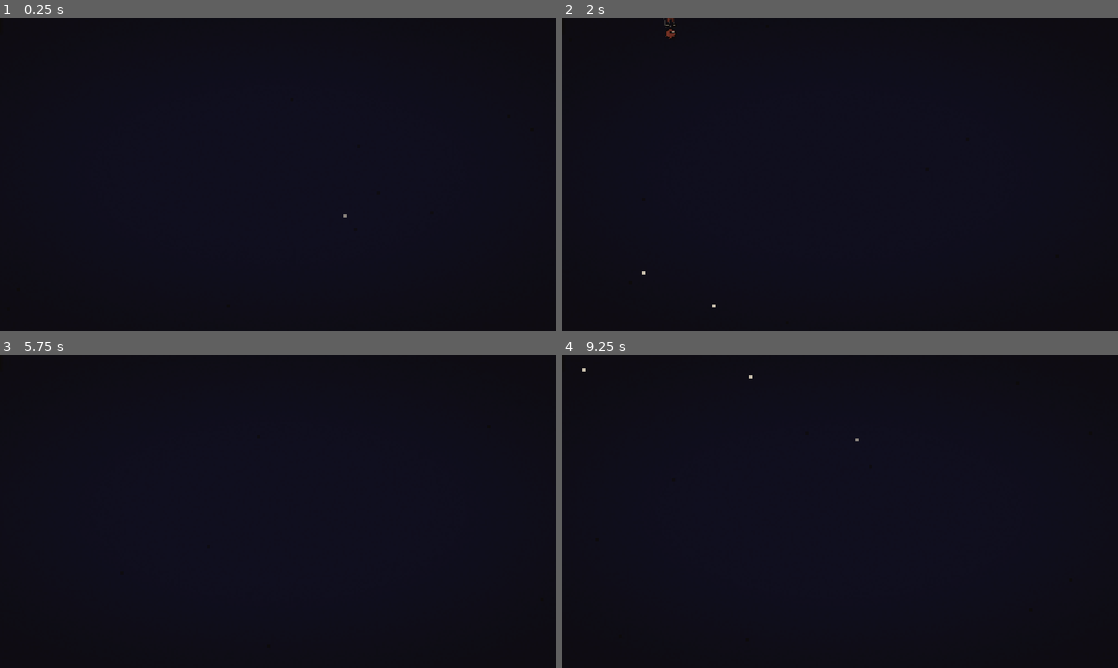
Above: before the commit, frames 1-4 (two rows, left to right).
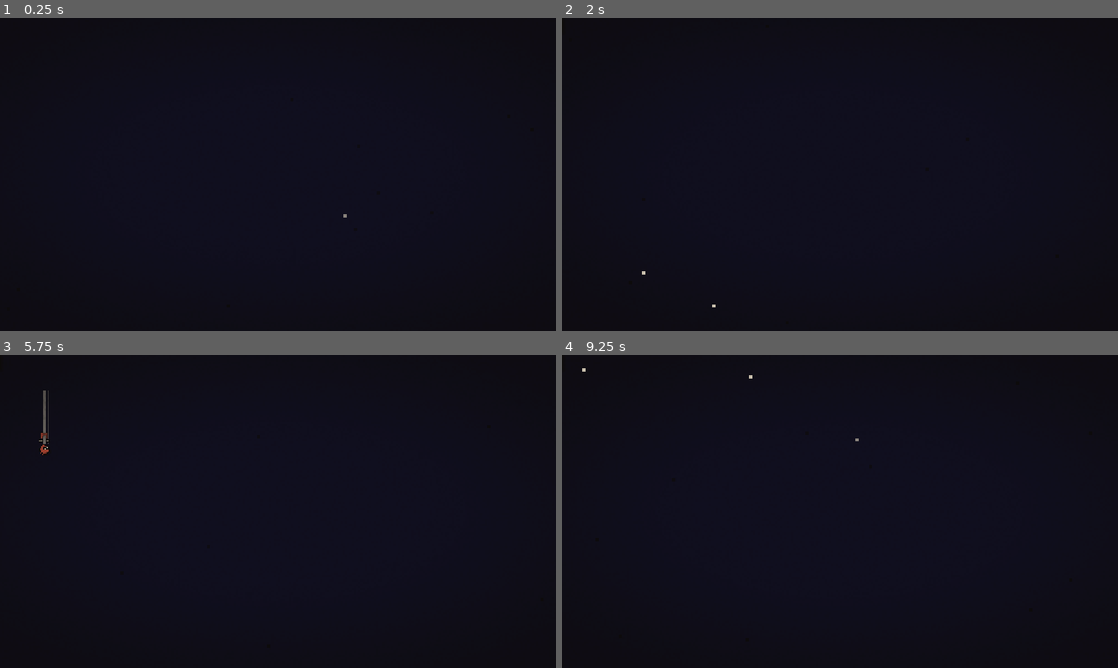
Above: after the commit, the same moments.

Repository: Punff/game-dev
Game: Godot game, scene res://tests/run_tests.tscn
Two runs of this game, one before a commit and one after it. Both use one fixed random seed, a clock stepped at 60 frames per second and the inputs below. This scene is started directly instead of the project's main scene.
Inputs (mouse positions are in pixels of both pictures, inside the frame that each line leads up to):
- Up to frame 1 (0.25 s): no input
- Up to frame 2 (2 s): tap Enter at 0.5 s; move the mouse to (962, 158) at 0.52 s; hold Right (ui_right) 0.53-1.25 s; tap Q at 0.6 s; click (962, 158) at 0.67 s; tap Space (ui_select) at 0.77, 1.25 s; drag from (728, 190) to (812, 237) at 1.27 s
- Up to frame 3 (5.75 s): move the mouse to (333, 442) at 2.02 s; hold Right (ui_right) 2.03-2.75 s; tap E at 2.1 s; drag from (250, 574) to (111, 464) at 2.77 s; move the mouse to (444, 558) at 3.52 s; hold Left (ui_left) 3.53-4.25 s; tap L at 3.6 s; tap Space (ui_select) at 3.77 s; drag from (111, 464) to (194, 433) at 4.27 s; move the mouse to (305, 511) at 5.02 s; hold S from 5.03 s (still down); tap J at 5.1 s; click (305, 511) at 5.17 s
- Up to frame 4 (9.25 s): release S at 5.75 s; tap Enter at 5.75, 8.75 s; drag from (756, 433) to (728, 527) at 5.77 s; move the mouse to (962, 495) at 6.52 s; hold W 6.53-7.25 s; tap Alt at 6.6 s; tap Space (ui_select) at 6.77, 7.25 s; drag from (728, 527) to (812, 574) at 7.27 s; move the mouse to (895, 442) at 8.02 s; hold S 8.03-8.75 s; tap Keypad Enter at 8.1 s; drag from (812, 574) to (673, 464) at 8.77 s

The runs differ from the first frame. In frame 2, less than 0.1% of the frame differs, in the area x 18-21%, y 0-7%; in frame 3, 0.1%, in the area x 7-9%, y 11-32%; in frame 4, nothing differs.

Commit message:
Debris reacts to jumps; springy gravity field
- Jumping kicks nearby debris hard (down and away from what you jump off);
  a charged jump launches it fast enough to hurt, never the kicker
- Hard landings and ground pounds splash debris outwards
- The ball shoves debris it runs or lands into; debris you stand on sinks
- Gravity field pulls on underdamped springs, so held bricks swing and
  jostle; debris just outside the field drifts in
- Field slots are assigned by position so bricks don't cross and tangle;
  unaimed, they pack into a flat floor with a brick under you
- Held debris never hurts its holder
- Debris moved to its own physics layer: players stand on it without
  riding it (moving platforms still carry them)
- Tests measure kick speeds and that a held floor settles; "field" shot

Co-Authored-By: Claude Opus 5.5 <noreply@anthropic.com>

Diff:
--- a/blocks/fragment.gd
+++ b/blocks/fragment.gd
@@ -33,8 +33,8 @@
 	mass = 10.0
 	linear_damp = 1.6
 	angular_damp = 3.0
-	collision_layer = 1
-	collision_mask = 1
+	collision_layer = 2          # its own layer so players stand on it without riding it
+	collision_mask = 3
 	contact_monitor = true
 	max_contacts_reported = 3
 	continuous_cd = RigidBody2D.CCD_MODE_CAST_RAY
@@ -50,6 +50,16 @@
 	_thrown_time = 0.35
 	linear_velocity = velocity
 	angular_velocity = randf_range(-8, 8)
+
+
+## Shoved by a player (jump, landing): moves fast enough to hurt others,
+## but never the one who kicked it.
+func kick(by: Player, dv: Vector2) -> void:
+	linear_velocity += dv
+	angular_velocity += randf_range(-4, 4) * minf(dv.length() / 400.0, 1.0)
+	if dv.length() > IMPACT_SPEED * 0.5:
+		thrown_by = by
+		_thrown_time = 0.25
 
 
 func _physics_process(delta: float) -> void:
@@ -73,7 +83,7 @@
 	if body is BreakableBlock:
 		body.hit_by_debris(global_position, linear_velocity)
 	elif body is Player:
-		if body == thrown_by and _thrown_time > 0.0:
+		if body == held_by or (body == thrown_by and _thrown_time > 0.0):
 			return
 		body.hit_by_chunk(linear_velocity * 0.55, self)
 		linear_velocity *= 0.35
--- a/scripts/player/player.gd
+++ b/scripts/player/player.gd
@@ -44,6 +44,21 @@
 const JUMP_PUSH_RADIUS := 200.0
 const JUMP_PUSH_FORCE := 260.0
 
+# ── Debris ───────────────────────────────────
+const KICK_RADIUS := 150.0        ## jumping kicks debris this close (scales with charge)
+const KICK_SPEED := 650.0         ## at point blank, per unit of jump strength
+const SPLASH_RADIUS := 120.0      ## hard landings scatter debris this close
+const SPLASH_SPEED := 0.6         ## fraction of landing speed passed to debris
+const BUMP := 0.5                 ## fraction of your speed into debris passed on contact
+const WEIGHT := 55.0              ## px/s² debris you stand on sinks
+const FIELD_SPRING := 55.0        ## gravity field pull towards a slot (underdamped: it swings)
+const FIELD_DAMP := 7.0
+const FIELD_MAX_ACCEL := 5000.0
+const FLOOR_COLS := 5             ## bricks per row when the field packs a floor under you
+const FLOOR_SLOT := Vector2(66, 32)
+const FIELD_LURE := 1.6           ## debris out to this many field radii drifts in
+const FIELD_LURE_ACCEL := 700.0
+
 ## Half width of the arena; past this (plus a margin) you've been knocked out.
 static var world_half_width := 800.0
 const OUT_OF_BOUNDS := 500.0
@@ -86,7 +101,8 @@
 
 func _init() -> void:
 	collision_layer = 1
-	collision_mask = 1
+	collision_mask = 3           # world + debris
+	platform_floor_layers = 1    # ride moving platforms, not drifting debris
 	floor_snap_length = 6.0
 	floor_max_angle = deg_to_rad(50)
 	var cs := CollisionShape2D.new()
@@ -172,7 +188,9 @@
 	_handle_abilities(delta)
 
 	var fall_speed := velocity.y
+	var pre_slide := velocity
 	move_and_slide()
+	_push_debris_on_contact(pre_slide, delta)
 
 	# No walls: get shoved far enough off the side and you're out.
 	if absf(global_position.x) > world_half_width + OUT_OF_BOUNDS:
@@ -315,20 +333,57 @@
 		f.claim_dist = d
 		f.held_by = self
 		held.append(f)
-		# Chunks gather where you aim; with no aim they pack under your feet
-		# into a platform you can stand on.
-		var idx := held.size() - 1
-		var base := Vector2(0, RADIUS + 34)
-		if aim.length_squared() > 0.2:
-			base = aim.normalized() * 95.0
-		var spread := Vector2((idx % 4 - 1.5) * 44.0, -(idx / 4) * 30.0) if aim.length_squared() <= 0.2 \
-			else Vector2(cos(idx * 2.4), sin(idx * 2.4)) * (20.0 + idx * 4.0)
-		var target := global_position + base + spread
-		var to_target := target - f.global_position
-		var desired := to_target.normalized() * minf(to_target.length() * 7.0, 900.0) + velocity
-		f.linear_velocity = f.linear_velocity.lerp(desired, minf(8.0 * delta, 1.0))
-		f.angular_velocity = lerpf(f.angular_velocity, 0.0, minf(10.0 * delta, 1.0))
+	# Chunks gather where you aim; with no aim they pack under your feet into
+	# a floor. Each one takes the slot nearest to where it already is, so
+	# their paths don't cross and tangle.
+	var aimed := aim.length_squared() > 0.2
+	var slots := _field_slots(held, aim) if aimed else _floor_slots(held)
+	for i in held.size():
+		var f := held[i]
+		var to_target: Vector2 = global_position + slots[i] - f.global_position
+		var acc := to_target * FIELD_SPRING - (f.linear_velocity - velocity) * FIELD_DAMP
+		f.linear_velocity += acc.limit_length(FIELD_MAX_ACCEL) * delta
+		# Packed under your feet, bricks turn flat.
+		var spin := f.angular_velocity * 0.6 if aimed else -wrapf(f.rotation, -PI * 0.5, PI * 0.5) * 12.0
+		f.angular_velocity = lerpf(f.angular_velocity, spin, minf(10.0 * delta, 1.0))
 	_held = held
+	# Loose debris just outside the field drifts in.
+	for f: Fragment in get_tree().get_nodes_in_group("fragments"):
+		if f.held_by == self or f.stun > 0.0:
+			continue
+		var to := global_position - f.global_position
+		var d := to.length()
+		if d > GRAVITY_RADIUS and d < GRAVITY_RADIUS * FIELD_LURE:
+			var k := 1.0 - (d - GRAVITY_RADIUS) / (GRAVITY_RADIUS * (FIELD_LURE - 1.0))
+			f.linear_velocity += to / d * FIELD_LURE_ACCEL * k * delta
+
+
+## Offsets (from the player) of a floor of bricks under your feet: rows of
+## FLOOR_COLS, filled top row first by whoever is highest, left to right,
+## with a brick right under you (not a seam).
+func _floor_slots(held: Array[Fragment]) -> Array:
+	var order := range(held.size())
+	order.sort_custom(func(a, b): return held[a].global_position.y < held[b].global_position.y)
+	var slots := []
+	slots.resize(held.size())
+	for row_start in range(0, order.size(), FLOOR_COLS):
+		var row: Array = order.slice(row_start, row_start + FLOOR_COLS)
+		row.sort_custom(func(a, b): return held[a].global_position.x < held[b].global_position.x)
+		for c in row.size():
+			slots[row[c]] = Vector2((c - row.size() / 2) * FLOOR_SLOT.x, RADIUS + 16.0 + (row_start / FLOOR_COLS) * FLOOR_SLOT.y)
+	return slots
+
+
+## A loose cluster out in front of you, where you aim.
+func _field_slots(held: Array[Fragment], aim: Vector2) -> Array:
+	var order := range(held.size())
+	var a := aim.normalized()
+	order.sort_custom(func(i, j): return (held[i].global_position - global_position).dot(a) > (held[j].global_position - global_position).dot(a))
+	var slots := []
+	slots.resize(held.size())
+	for k in order.size():
+		slots[order[k]] = a * 95.0 + Vector2(cos(k * 2.4), sin(k * 2.4)) * (20.0 + k * 4.0)
+	return slots
 
 
 func _fire_shockwave() -> void:
@@ -407,14 +462,20 @@
 		var r := JUMP_PUSH_RADIUS * strength
 		if to.length() < r:
 			other.velocity += to.normalized() * JUMP_PUSH_FORCE * strength
-	# Debris gets kicked too.
+	# Debris gets kicked too - what you jump off is shoved down and away, and
+	# a charged jump launches it hard enough to hurt.
+	var r := KICK_RADIUS * strength
 	for f: Fragment in get_tree().get_nodes_in_group("fragments"):
 		if f.held_by == self:
 			continue
 		var to := f.global_position - global_position
-		var r := 180.0 * strength
-		if to.length() < r:
-			f.apply_central_impulse(to.normalized() * 900.0 * (1.0 - to.length() / r) * strength)
+		var d := to.length()
+		if d >= r:
+			continue
+		var dir := to / d if d > 1.0 else Vector2.DOWN
+		if to.y > 0.0:
+			dir = (dir + Vector2.DOWN).normalized()
+		f.kick(self, dir * KICK_SPEED * strength * (1.0 - d / r))
 
 
 func _on_landed() -> void:
@@ -425,6 +486,16 @@
 		Sfx.play("land", -8.0 + impact * 6.0)
 	if last_impact > 1000.0:
 		SignalBus.screen_shake_requested.emit(5.0)
+	# Hard landings splash nearby debris outwards (ground pounds most of all).
+	if last_impact > 450.0:
+		for f: Fragment in get_tree().get_nodes_in_group("fragments"):
+			if f.held_by == self:
+				continue
+			var to := f.global_position - global_position
+			var d := to.length()
+			if d < SPLASH_RADIUS:
+				var dir := (to / maxf(d, 1.0) + Vector2.UP * 0.6).normalized()
+				f.kick(self, dir * last_impact * SPLASH_SPEED * (1.0 - d / SPLASH_RADIUS))
 
 
 func _update_floor_blocks(delta: float) -> void:
@@ -451,6 +522,21 @@
 	_floor_blocks = now
 
 
+## The ball shoves debris it runs or lands into, and what you stand on sinks.
+func _push_debris_on_contact(pre_slide: Vector2, delta: float) -> void:
+	for i in get_slide_collision_count():
+		var col := get_slide_collision(i)
+		var f := col.get_collider() as Fragment
+		if f == null or f.held_by == self:
+			continue
+		var n := col.get_normal()
+		var into := pre_slide.dot(-n) - f.linear_velocity.dot(-n)
+		if into > 0.0:
+			f.linear_velocity += -n * into * BUMP
+		if n.y < -0.6:
+			f.linear_velocity.y += WEIGHT * delta
+
+
 func _push_players_on_contact() -> void:
 	for i in get_slide_collision_count():
 		var c := get_slide_collision(i).get_collider()
--- a/tests/run_tests.gd
+++ b/tests/run_tests.gd
@@ -15,6 +15,7 @@
 	_test_planner_determinism()
 	_test_bindings_roundtrip()
 	await _test_bricks()
+	await _test_debris_feel()
 	await _test_jump_physics_matches_envelope()
 	await _test_game_smoke()
 	await _test_chaos()
@@ -287,6 +288,89 @@
 		f.free()
 
 
+# ── Debris vs. player abilities ──────────────
+
+func _brick_at(pos: Vector2) -> Fragment:
+	var f := Fragment.new()
+	var hs := Vector2(30, 14)
+	f.setup(PackedVector2Array([-hs, Vector2(hs.x, -hs.y), hs, Vector2(-hs.x, hs.y)]), Color.WHITE, Color.WHITE)
+	get_tree().root.add_child(f)
+	f.global_position = pos
+	return f
+
+
+func _test_debris_feel() -> void:
+	PlayerManager.clear()
+	var id := PlayerManager.join(Settings.DEVICE_KB_A)
+	var floor_block := StaticPlatform.new()
+	floor_block.position = Vector2(0, -8000)
+	floor_block.set_block_size(Vector2(1200, 60))
+	get_tree().root.add_child(floor_block)
+	var p := Player.new()
+	p.setup(PlayerManager.players[id])
+	get_tree().root.add_child(p)
+	var top := floor_block.position.y - 30.0 - Player.RADIUS
+	p.global_position = Vector2(0, top)
+	await get_tree().physics_frame
+
+	# Jump kick: a plain jump shoves nearby debris, a charged jump makes it a projectile.
+	var f := _brick_at(Vector2(70, top - 10))
+	p._on_jumped(1.0, true)
+	var plain := f.linear_velocity.length()
+	f.linear_velocity = Vector2.ZERO
+	p._on_jumped(2.0, true)
+	var charged := f.linear_velocity.length()
+	print("Debris: jump kick %.0f px/s, charged kick %.0f px/s" % [plain, charged])
+	check(plain > 250.0, "a jump visibly kicks nearby debris")
+	check(charged > Fragment.IMPACT_SPEED, "a charged jump launches debris hard enough to hurt")
+	check(f.thrown_by == p, "kicked debris doesn't hit the kicker")
+	f.free()
+
+	# Gravity field: bricks swing in and settle into a flat floor under you.
+	var bricks: Array[Fragment] = []
+	for i in 6:
+		bricks.append(_brick_at(Vector2(-120 + i * 48, top - 120 - (i % 2) * 40)))
+	p.global_position = Vector2(0, top - 200)
+	p.controls_enabled = true
+	Input.action_press(PlayerManager.action(id, "gravity"))
+	for i in 80:   # ~1.3 s
+		await get_tree().physics_frame
+	var held := p.held_count()
+	var spread := 0.0
+	var tilt := 0.0
+	var speed := 0.0
+	for b in bricks:
+		spread = maxf(spread, absf(b.global_position.y - p.global_position.y))
+		tilt = maxf(tilt, absf(wrapf(b.rotation, -PI * 0.5, PI * 0.5)))
+		speed = maxf(speed, (b.linear_velocity - p.velocity).length())
+	print("Field: holding %d, max depth below %.0f px, max tilt %.0f°, max rel. speed %.0f px/s" % [held, spread, rad_to_deg(tilt), speed])
+	check(held == bricks.size(), "the field gathers every brick in range")
+	check(spread < 110.0, "held bricks pack under the player")
+	check(tilt < deg_to_rad(15), "bricks packed under you lie flat")
+	check(speed < 150.0, "held bricks settle instead of jittering")
+	Input.action_release(PlayerManager.action(id, "gravity"))
+	await get_tree().physics_frame
+
+	# Ground pound into a pile splashes it.
+	for b in bricks:
+		b.global_position = Vector2(randf_range(-60, 60), top - 5)
+		b.linear_velocity = Vector2.ZERO
+	p.gravity_cd = 0.0
+	p.global_position = Vector2(0, top - 4)
+	p.last_impact = 2000.0
+	p._on_landed()
+	var fastest := 0.0
+	for b in bricks:
+		fastest = maxf(fastest, b.linear_velocity.length())
+	check(fastest > Fragment.IMPACT_SPEED, "a ground pound sends nearby debris flying")
+	for b in bricks:
+		b.free()
+	p.queue_free()
+	floor_block.queue_free()
+	await get_tree().process_frame
+	PlayerManager.clear()
+
+
 # ── Smoke test: the real game scene runs ─────
 
 func _test_game_smoke() -> void:
--- a/tests/screenshot.gd
+++ b/tests/screenshot.gd
@@ -129,6 +129,24 @@
 			ps[0].velocity = Vector2.ZERO
 			ps[0].facing = 1.0
 			ps[0]._fire_shockwave()
+		"field":
+			# P1 hovers in open air among loose bricks and holds the field;
+			# P2 charge-jumps out of a pile next to them.
+			await get_tree().create_timer(4.0).timeout
+			var ps: Array = scene.players
+			var c: Vector2 = ps[0].global_position + Vector2(0, -330)
+			ps[0].global_position = c
+			ps[0].velocity = Vector2.ZERO
+			for i in 8:
+				var f := Fragment.new()
+				var hs := Vector2(30, 14)
+				f.setup(PackedVector2Array([-hs, Vector2(hs.x, -hs.y), hs, Vector2(-hs.x, hs.y)]), Palette.BLOCKS["breakable_block"][0], Palette.BLOCKS["breakable_block"][1])
+				f.brick_outline = Block.rough_rect(Rect2(-hs, hs * 2.0), i * 17, 1.1)
+				scene.world.add_child(f)
+				f.global_position = c + Vector2(randf_range(-150, 150), randf_range(-120, 120))
+				f.rotation = randf_range(-1.2, 1.2)
+			scene.camera.snap()
+			Input.action_press(PlayerManager.action(1, "gravity"))
 		"climb":
 			# Teleport players upward to preview later biomes.
 			await get_tree().create_timer(4.0).timeout
